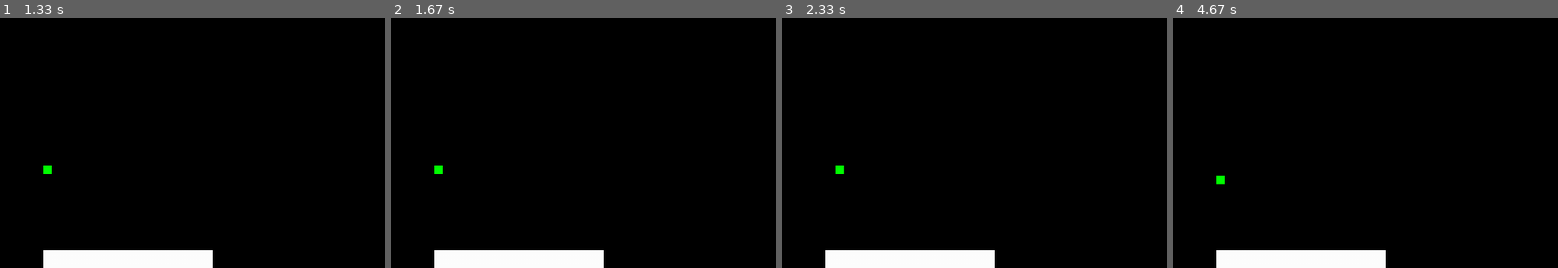
Above: before the commit, frames 1-4 (left to right).
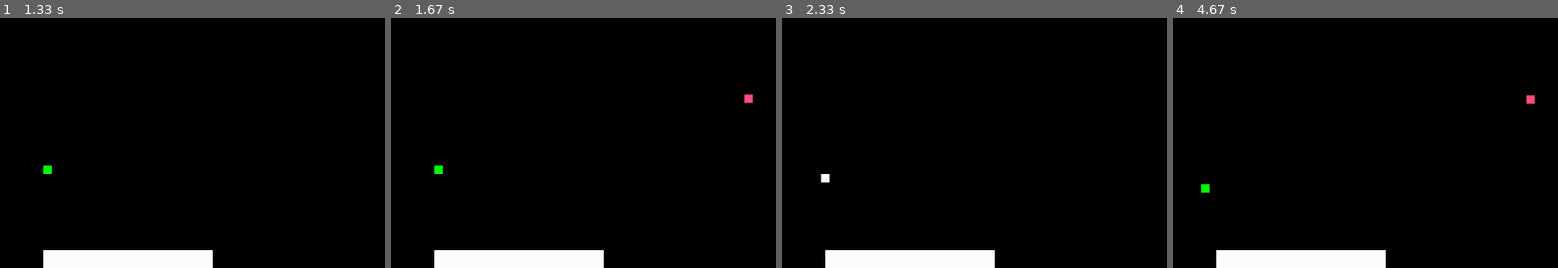
Above: after the commit, the same moments.

Repository: DominantaDev/battlepygame
Game: pygame game, started from main.py
Same seed, same stepped clock (60 frames per second), same inputs: the game is played once before the commit and once after it.
Inputs:
- Up to frame 1 (1.33 s): hold Right 0.33-0.8 s
- Up to frame 2 (1.67 s): no input
- Up to frame 3 (2.33 s): tap D at 1.83 s
- Up to frame 4 (4.67 s): tap A at 3.23 s; tap S at 4.57 s
The pictures show only the part of the screen within x 42-92%, y 27-77%; the shares and areas given below are measured in that part.

Frame 1 is identical in both runs. In frame 2, less than 0.1% of the frame differs, in the area x 91-95%, y 30-35%; in frame 3, 0.2%; in frame 4, 0.3%, in the area x 7-95%, y 30-70%.

Commit message:
0.2.3.2.1 - классы врагов

Diff:
--- a/classes/character.py
+++ b/classes/character.py
@@ -1,21 +1,19 @@
+from classes.entity import Entity
 from classes.enums import ClassChar
 from classes.weapon import Weapon
 from vector2 import Vector2
 
 
-class Character:
+class Character(Entity):
     def __init__(
         self,
-        title: str,
+        name: str,
         hp: float,
         speed: float,
         scale: Vector2,
         weapon: Weapon,
         class_char: ClassChar
     ):
-        self.title = title
-        self.hp = hp
-        self.speed = speed
-        self.scale = scale
-        self.weapon = weapon
+        super().__init__(name, hp, speed, scale, weapon)
+
         self.class_char = class_char
--- /dev/null
+++ b/classes/enemy.py
@@ -0,0 +1,21 @@
+from classes.entity import Entity
+from classes.enums import ClassEnemy
+from classes.weapon import Weapon
+from vector2 import Vector2
+
+
+class Enemy(Entity):
+    def __init__(
+        self,
+        name: str,
+        hp: float,
+        speed: float,
+        scale: Vector2,
+        radius: float,
+        type_enemy: ClassEnemy,
+        weapon: Weapon = Weapon()
+    ):
+        super().__init__(name, hp, speed, scale, weapon)
+
+        self.radius = radius
+        self.type_enemy = type_enemy
--- /dev/null
+++ b/classes/entity.py
@@ -0,0 +1,18 @@
+from classes.weapon import Weapon
+from vector2 import Vector2
+
+
+class Entity:
+    def __init__(
+        self,
+        name: str,
+        hp: float,
+        speed: float,
+        scale: Vector2,
+        weapon: Weapon
+    ):
+        self.name = name
+        self.hp = hp
+        self.speed = speed
+        self.scale = scale
+        self.weapon = weapon
--- a/classes/enums.py
+++ b/classes/enums.py
@@ -14,6 +14,11 @@
 
 
 class ClassChar(Enum):
-    MELEE = auto()
-    RANGE = auto()
-    SUPPORT = auto()
+    MELEE = "Melee"
+    RANGE = "Range"
+    SUPPORT = "Support"
+
+
+class ClassEnemy(Enum):
+    MELEE = "Melee"
+    RANGE = "Range"
--- a/classes/enums_objs.py
+++ b/classes/enums_objs.py
@@ -3,23 +3,62 @@
 from pygame import Vector2
 
 from classes.character import Character
-from classes.enums import ClassChar
+from classes.enemy import Enemy
+from classes.enums import ClassChar, ClassEnemy
 from classes.weapon import Weapon
 from world import CEIL
 
 
 class CharList(Enum):
     FIGHTER = Character(
-        title="Fighter",
+        name="Fighter",
         hp=100,
         speed=250,
         scale=Vector2(CEIL, CEIL),
         weapon=Weapon(
             dmg=30,
-            range=10,
+            range=5,
             knockback=50,
             cooldown=100,
             speed=100
         ),
         class_char=ClassChar.MELEE
     )
+
+    RANGER = Character(
+        name="Ranger",
+        hp=75,
+        speed=200,
+        scale=Vector2(CEIL, CEIL),
+        weapon=Weapon(
+            dmg=50,
+            range=5000,
+            knockback=100,
+            cooldown=2000,
+            speed=10000
+        ),
+        class_char=ClassChar.RANGE
+    )
+
+
+class EnemyList(Enum):
+    ANGRY = Enemy(
+        name="Angry",
+        hp=60,
+        speed=300,
+        scale=Vector2(CEIL, CEIL),
+        radius=300,
+        type_enemy=ClassEnemy.MELEE
+    )
+
+    RANGER = Enemy(
+        name="RangerEnemy",
+        hp=30,
+        speed=150,
+        scale=Vector2(CEIL, CEIL),
+        radius=1000,
+        type_enemy=ClassEnemy.RANGE,
+        weapon=Weapon(
+            30, 10000, 30, 3000, 10000
+        )
+    )
--- a/classes/fabric.py
+++ b/classes/fabric.py
@@ -1,8 +1,8 @@
 from classes.character import Character
+from classes.enemy import Enemy
 from classes.enum_components import EC
-from classes.enums import ColInterType
+from classes.enums import ColInterType, ClassEnemy
 from classes.weapon import Weapon
-from components import team
 from components.ai import AI
 from components.collider import Collider
 from components.info import Info
@@ -41,26 +41,31 @@
             Material(ColInterType.NORMAL),
             Team(0),
             WeaponComp(char.weapon),
-            Info(char.title)
+            Info(char.name, char.class_char)
         ])
         return obj
 
-    def create_enemy(player_obj):
+    def create_enemy(enemy_class: Enemy, player_obj):
+
+        enemy_class = enemy_class.value
         obj = Object()
         obj.AddComponents([
             Transform(Vector2.Randomize(
-                0, 1, [WIDTH, HEIGHT]), Vector2(CEIL, CEIL)),
-            Movement(250),
-            HP(100),
+                0, 1, [WIDTH, HEIGHT]), enemy_class.scale),
+            Movement(enemy_class.speed),
+            HP(enemy_class.hp),
             Render(RED),
-            AI(300, [player_obj]),
+            AI(enemy_class.radius, [player_obj]),
             Velocity(Vector2(0, 0)),
             Collider(),
             Material(ColInterType.NORMAL),
             Team(1),
-            Sharpness(20, 20),
-            Info("Враг")
+            Info(enemy_class.name, enemy_class.type_enemy)
         ])
+        if enemy_class.type_enemy == ClassEnemy.MELEE:
+            obj.AddComponent(Sharpness(20, 20))
+        else:
+            obj.AddComponent(WeaponComp(enemy_class.weapon))
         return obj
 
     def create_bullet(
@@ -79,7 +84,8 @@
             Material(ColInterType.FRAGILE),
             Team(parent_obj.GetComponent(EC.TEAM).num),
             Sharpness(20, 20),
-            Info(f"Пуля {parent_obj.GetComponent(EC.INFO).title}"),
+            Info(f"Пуля {parent_obj.GetComponent(EC.INFO).name}",
+                 parent_obj.GetComponent(EC.INFO).class_entity),
             Lifetime.init_distance(obj, parent_obj.GetComponent(
                 EC.TRANSFORM).pos, parent_obj.GetComponent(EC.TRANSFORM).pos + veloc*weapon_obj.range, weapon_obj.speed)
         ])
@@ -95,6 +101,6 @@
             Render(WHITE),
             Collider(True),
             Material(ColInterType.NORMAL),
-            Info("Стена")
+            Info("Стена", "Стена")
         ])
         return obj
--- a/classes/object.py
+++ b/classes/object.py
@@ -16,7 +16,7 @@
             self,
             component: Component
     ):
-        self.components[component.name] = component
+        self.components[component.title] = component
 
     def AddComponents(
         self,
@@ -29,14 +29,14 @@
             self,
             component: Component
     ):
-        self.components.setdefault(component.name, []).append(component)
+        self.components.setdefault(component.title, []).append(component)
 
     def UnpinComponent(
             self,
             component: Component
     ):
-        if component in self.components[component.name]:
-            self.components[component.name].remove(component)
+        if component in self.components[component.title]:
+            self.components[component.title].remove(component)
 
     def DeleteComponent(
             self,
--- a/components/ai.py
+++ b/components/ai.py
@@ -5,7 +5,7 @@
 
 
 class AI(Component):
-    _name = EC.AI
+    _title = EC.AI
 
     def __init__(
             self,
@@ -13,7 +13,7 @@
             victims: list[Object] = None,
             action=None
     ):
-        super().__init__(type(self)._name)
+        super().__init__(type(self)._title)
         if victims is None:
             victims = []
         self.radius = radius
--- a/components/collider.py
+++ b/components/collider.py
@@ -3,12 +3,12 @@
 
 
 class Collider(Component):
-    _name = EC.COLLIDER
+    _title = EC.COLLIDER
 
     def __init__(
         self,
         static: bool = False
     ):
-        super().__init__(type(self)._name)
+        super().__init__(type(self)._title)
 
         self.static = static
--- a/components/component.py
+++ b/components/component.py
@@ -4,6 +4,6 @@
 class Component:
     def __init__(
             self,
-            name: EC
+            title: EC
     ):
-        self.name = name
+        self.title = title
--- a/components/damage.py
+++ b/components/damage.py
@@ -4,14 +4,14 @@
 
 
 class Damage(Component):
-    _name = EC.DAMAGE
+    _title = EC.DAMAGE
 
     def __init__(
             self,
             value: int = 10,
             dmg_type: DamageType = DamageType.PHYSICAL
     ):
-        super().__init__(type(self)._name)
+        super().__init__(type(self)._title)
 
         self.value = value
         self.dmg_type = dmg_type
--- a/components/hp.py
+++ b/components/hp.py
@@ -3,7 +3,7 @@
 
 
 class HP(Component):
-    _name = EC.HP
+    _title = EC.HP
 
     def __init__(
             self,
@@ -11,7 +11,7 @@
             invul_frames: int = 1000
     ):
         """invul_frames в мс"""
-        super().__init__(type(self)._name)
+        super().__init__(type(self)._title)
 
         self.value = value
         self.invul_frames = invul_frames
--- a/components/impulse.py
+++ b/components/impulse.py
@@ -4,13 +4,13 @@
 
 
 class Impulse(Component):
-    _name = EC.IMPULSE
+    _title = EC.IMPULSE
 
     def __init__(
             self,
             value: Vector2 = None,
             force: float = 10
     ):
-        super().__init__(type(self)._name)
+        super().__init__(type(self)._title)
         self.value = value
         self.force = force
--- a/components/info.py
+++ b/components/info.py
@@ -5,12 +5,14 @@
 
 
 class Info(Component):
-    _name = EC.INFO
+    _title = EC.INFO
 
     def __init__(
             self,
-            title: str
+            name: str,
+            class_entity: str
     ):
-        super().__init__(type(self)._name)
+        super().__init__(type(self)._title)
 
-        self.title = title
+        self.name = name
+        self.class_entity = class_entity
--- a/components/input.py
+++ b/components/input.py
@@ -4,9 +4,9 @@
 
 
 class Input(Component):
-    _name = EC.INPUT
+    _title = EC.INPUT
 
     def __init__(
             self
     ):
-        super().__init__(type(self)._name)
+        super().__init__(type(self)._title)
--- a/components/lifetime.py
+++ b/components/lifetime.py
@@ -2,19 +2,18 @@
 from classes.object import Object
 from classes.timer import Timer
 from components.component import Component
-from components.velocity import Velocity
 from vector2 import Vector2
 
 
 class Lifetime(Component):
-    _name = EC.LIFETIME
+    _title = EC.LIFETIME
 
     def __init__(
             self,
             value: float,
             parent: Object
     ):
-        super().__init__(type(self)._name)
+        super().__init__(type(self)._title)
 
         self.value = value
 
--- a/components/material.py
+++ b/components/material.py
@@ -4,12 +4,12 @@
 
 
 class Material(Component):
-    _name = EC.MATERIAL
+    _title = EC.MATERIAL
 
     def __init__(
         self,
         intertype: ColInterType = ColInterType.NORMAL
     ):
-        super().__init__(type(self)._name)
+        super().__init__(type(self)._title)
 
         self.intertype = intertype
--- a/components/movement.py
+++ b/components/movement.py
@@ -4,12 +4,12 @@
 
 
 class Movement(Component):
-    _name = EC.MOVEMENT
+    _title = EC.MOVEMENT
 
     def __init__(
             self,
             speed: float = 200
     ):
-        super().__init__(type(self)._name)
+        super().__init__(type(self)._title)
 
         self.speed = speed
--- a/components/render.py
+++ b/components/render.py
@@ -4,12 +4,12 @@
 
 
 class Render(Component):
-    _name = EC.RENDER
+    _title = EC.RENDER
 
     def __init__(
             self,
             color: tuple = consts.WHITE
     ):
-        super().__init__(type(self)._name)
+        super().__init__(type(self)._title)
 
         self.color = color
--- a/components/sharpness.py
+++ b/components/sharpness.py
@@ -4,14 +4,14 @@
 
 
 class Sharpness(Component):
-    _name = EC.SHARPNESS
+    _title = EC.SHARPNESS
 
     def __init__(
         self,
         dmg: float = 20,
         imp: float = 20
     ):
-        super().__init__(type(self)._name)
+        super().__init__(type(self)._title)
 
         self.dmg = dmg
         self.imp = imp
--- a/components/team.py
+++ b/components/team.py
@@ -3,13 +3,13 @@
 
 
 class Team(Component):
-    _name = EC.TEAM
+    _title = EC.TEAM
 
     def __init__(
         self,
         num: int
     ):
         """color буквально цвет команды"""
-        super().__init__(type(self)._name)
+        super().__init__(type(self)._title)
 
         self.num = num
--- a/components/transform.py
+++ b/components/transform.py
@@ -4,14 +4,14 @@
 
 
 class Transform(Component):
-    _name = EC.TRANSFORM
+    _title = EC.TRANSFORM
 
     def __init__(
             self,
             pos: Vector2 = None,
             scale: Vector2 = None
     ):
-        super().__init__(type(self)._name)
+        super().__init__(type(self)._title)
 
         self.pos = pos
         self.scale = scale
--- a/components/velocity.py
+++ b/components/velocity.py
@@ -4,12 +4,12 @@
 
 
 class Velocity(Component):
-    _name = EC.VELOCITY
+    _title = EC.VELOCITY
 
     def __init__(
             self,
             value: Vector2 = None
     ):
-        super().__init__(type(self)._name)
+        super().__init__(type(self)._title)
 
         self.value = value
--- a/components/weapon_comp.py
+++ b/components/weapon_comp.py
@@ -6,12 +6,12 @@
 
 
 class WeaponComp(Component):
-    _name = EC.WEAPONCOMP
+    _title = EC.WEAPONCOMP
 
     def __init__(
             self,
             main: Weapon
     ):
-        super().__init__(type(self)._name)
+        super().__init__(type(self)._title)
 
         self.main = main
--- a/main.py
+++ b/main.py
@@ -1,7 +1,7 @@
 # Импорты
 import pygame
 from classes.enum_components import *
-from classes.enums_objs import CharList
+from classes.enums_objs import CharList, EnemyList
 from classes.fabric import Fabric
 from classes.object import Object
 import consts
@@ -24,7 +24,7 @@
 pygame.display.set_caption('ZMEYAAAA')
 clock = pygame.time.Clock()
 
-player = Fabric.create_player(CharList.FIGHTER)
+player = Fabric.create_player(random.choice([i for i in CharList]))
 
 InputEvent("move_x", pygame.K_d, pygame.K_a)
 InputEvent("move_y", pygame.K_s, pygame.K_w)
@@ -59,7 +59,7 @@
 world.now = start_game_time
 
 enemy_spawn_timer = Timer(1500,
-                          lambda: Fabric.create_enemy(player), infinity=True)
+                          lambda: Fabric.create_enemy(random.choice([i for i in EnemyList]), player), infinity=True)
 
 while run:
     world.dt = clock.tick(world.FPS) / 1000
--- a/systems/ai_system.py
+++ b/systems/ai_system.py
@@ -1,4 +1,7 @@
 from classes.enum_components import EC
+from classes.enums import ClassEnemy
+from classes.fabric import Fabric
+from classes.timer import Timer
 from systems.system import System
 from classes.object import Object
 from classes.action import Action
@@ -14,8 +17,9 @@
         trans_comp = entity.GetComponent(EC.TRANSFORM)
         hp_comp = entity.GetComponent(EC.HP)
         vel_comp = entity.GetComponent(EC.VELOCITY)
+        info_comp = entity.GetComponent(EC.INFO)
 
-        if None in (ai_comp, trans_comp, hp_comp, vel_comp):
+        if None in (ai_comp, trans_comp, hp_comp, vel_comp, info_comp):
             return
 
         ai_comp.action = Action.Idle
@@ -29,6 +33,15 @@
                             if hp_comp.value <= 25:
                                 Action.RunAway(entity, vict)
                                 return
-
-                            Action.Chase(entity, vict)
-                            return
+                            if info_comp.class_entity == ClassEnemy.MELEE:
+                                Action.Chase(entity, vict)
+                                return
+                            elif info_comp.class_entity == ClassEnemy.RANGE:
+                                weap_comp = entity.GetComponent(EC.WEAPONCOMP)
+                                if weap_comp.main.done:
+                                    Fabric.create_bullet(entity, (vict.GetComponent(
+                                        EC.TRANSFORM).pos - trans_comp.pos).norm(), entity.GetComponent(EC.WEAPONCOMP).main)
+                                    weap_comp.main.done = False
+                                    Timer(weap_comp.main.cooldown,
+                                          lambda: setattr(weap_comp.main, "done", True))
+                                    return
